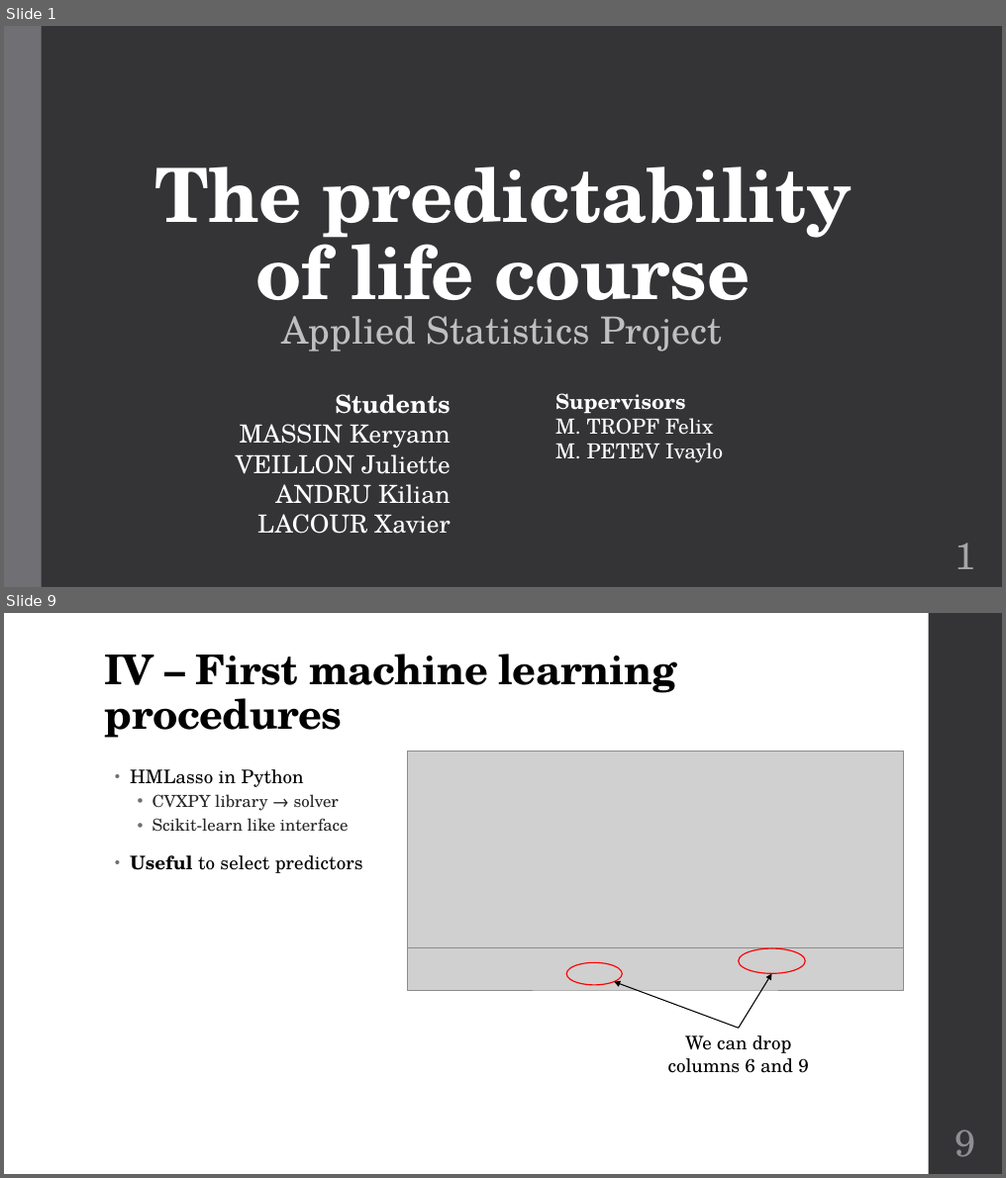
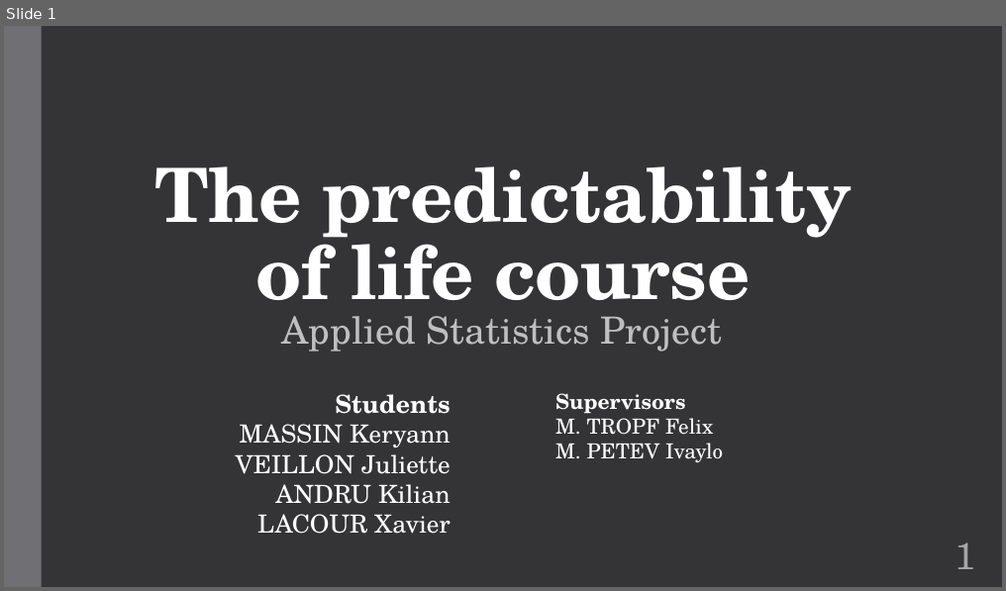
Before and after one commit to jveillon/Projet_Statapp, a slide deck: Soutenance/Soutenance - Présentation.pptx. Shown one above the other, each under a label of ours: slides 1 and 9 before the commit, slide 1 after it; the slides between them are not shown. The pictures are 1006x1178 and 1006x591 pixels, drawn with LibreOffice and Linux fonts; fonts in the diff are those of the drawing; grey boxes stand for pictures. Boxes give left, top, right and bottom in pixels: in the first picture for what was removed or moved away, otherwise in the second. Text is boxed around its words. In the diff, an @@ line names an element or a change of style, - is before the commit and + after.

```diff
--- a/Soutenance/Soutenance - Présentation.pptx
+++ b/Soutenance/Soutenance - Présentation.pptx
@@ slide 9 removed at bbox=[4, 613, 1002, 1174], background #FFFFFF @@
@@ rectangle removed at bbox=[929, 613, 1002, 1174] @@
@@ title removed at bbox=[105, 654, 677, 738] @@
-IV – First machine learning procedures
@@ picture removed at bbox=[408, 751, 904, 949] @@
@@ text removed at bbox=[130, 769, 363, 873] @@
-• HMLasso in Python
-  • CVXPY library → solver
-  • Scikit-learn like interface
-• Useful to select predictors
@@ picture removed at bbox=[408, 948, 904, 990] @@
@@ ellipse removed at bbox=[567, 962, 623, 985] @@
@@ ellipse removed at bbox=[739, 950, 805, 973] @@
@@ arrow removed from (739, 1029) to (614, 982) @@
@@ arrow removed from (739, 1029) to (772, 973) @@
@@ text removed at bbox=[668, 1036, 809, 1073] @@
-We can drop columns 6 and 9
@@ page number removed at bbox=[955, 1130, 976, 1157] @@
-9
```
Also in this commit, not shown: 16 slides changed, 4 slides added, 4 other slides removed, 5 other files.
